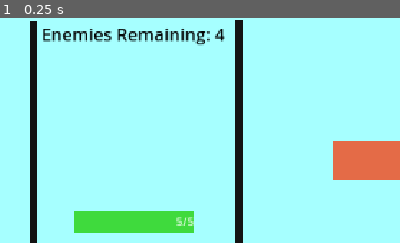
Above: before the commit, frame 1.
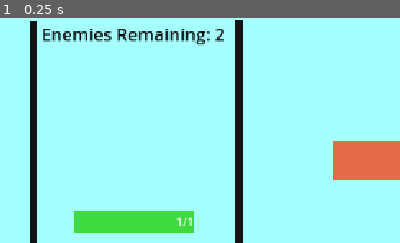
Above: after the commit, the same moment.

Repository: ninjadragonliu/Something
Game: Godot game, scene res://Scenes/world.tscn
Two runs of this game, one before a commit and one after it. Both use one fixed random seed, a clock stepped at 60 frames per second and the inputs below. The project has no main scene, so this scene is started directly.
Inputs:
- Up to frame 1 (0.25 s): no input
The pictures show only the part of the screen within x 34-84%, y 0-50%; the shares and areas given below are measured in that part.

The runs differ from the first frame. In frame 1, 0.2% of the frame differs, in the area x 44-57%, y 4-93%.

Commit message:
fixed the 2 popups

Diff:
--- a/something/Scenes/world.tscn
+++ b/something/Scenes/world.tscn
@@ -160,7 +160,7 @@
 
 [node name="Enemies2" type="Node2D" parent="."]
 script = ExtResource("3_5a7ea")
-enemies_amount = 4
+enemies_amount = 2
 
 [node name="EnemiesRemaining" type="Label" parent="."]
 layout_mode = 1
--- a/something/Scripts/window.gd
+++ b/something/Scripts/clear_level.gd
@@ -1,7 +1,7 @@
-extends Window
-
+extends Popup
 
 
 func _on_ok_pressed() -> void:
+	get_tree().paused = false
+	await get_tree().process_frame
 	get_tree().change_scene_to_file("res://Scenes/overworld_map.tscn")
-	self.hide()
--- /dev/null
+++ b/something/Scripts/game_over.gd
@@ -0,0 +1,14 @@
+extends Popup
+
+
+func _on_back_to_map_pressed() -> void:
+	get_tree().paused = false
+	await get_tree().process_frame
+	get_tree().change_scene_to_file("res://Scenes/overworld_map.tscn")
+
+
+func _on_retry_pressed() -> void:
+	get_tree().paused = false
+	Global.health = Global.max_health
+	await get_tree().process_frame  # Wait for the current frame to finish
+	get_tree().reload_current_scene()
--- a/something/Scripts/global.gd
+++ b/something/Scripts/global.gd
@@ -1,6 +1,6 @@
 extends Node
 
-var max_health = 5
+var max_health = 1
 var health = max_health
 var player_id
 var player_name = "John Doe"
--- a/something/Scripts/player.gd
+++ b/something/Scripts/player.gd
@@ -1,5 +1,6 @@
 extends CharacterBody2D
 
+@onready var game_over : PackedScene = load("res://nodes/game_over.tscn")
 signal take_damaged
 
 func attack(body : Node2D):
@@ -8,10 +9,18 @@
 		#enemy.take_damage(1)
 	body.take_damage(1)
 
-func take_damage(damage : int):
+func take_damage(damage: int):
 	Global.health -= damage
-	if Global.health == 0:
-		queue_free()
+	if Global.health <= 0:
+		var popup = game_over.instantiate()
+		get_tree().current_scene.add_child(popup)
+		popup.show()
+
+		# Pause the game
+		get_tree().paused = true
+
+		# Allow the game over screen to function while paused
+		popup.process_mode = Node.PROCESS_MODE_ALWAYS
 
 func _on_area_2d_body_entered(body: Node2D) -> void:
 	if body.is_in_group("enemy"):
--- a/something/Scripts/world.gd
+++ b/something/Scripts/world.gd
@@ -32,31 +32,43 @@
 	$EnemiesRemaining.text = "Enemies Remaining: " + str(enemies_remaining)
 	$Health.value = Global.health
 
-	if enemies_remaining == 0 and not level_cleared:
-		clear_level()  # Call clear level only once
-		level_cleared = true  # Set flag to prevent re-triggering
+	#if enemies_remaining == 0 and not level_cleared:
+		#clear_level()  # Call clear level only once
+		#level_cleared = true  # Set flag to prevent re-triggering
 
 
 func _on_player_damaged():
 	enemies_remaining -= 1  # Decrease enemy count when player is hit
+	if enemies_remaining == 0:
+		clear_level()
 
 func clear_level():
 	if clear_screen:
 		var popup = clear_screen.instantiate()
-		get_tree().root.add_child(popup)
+		get_tree().current_scene.add_child(popup)
 
-		popup.call_deferred("popup_centered")
+		popup.show()
+
+		# Pause the game
+		get_tree().paused = true
+
+		# Allow the game over screen to function while paused
+		popup.process_mode = Node.PROCESS_MODE_ALWAYS
 
 func _on_left_pressed() -> void:
 	if enemy_in_range_left:
 		player.attack(enemy_in_range_left)
 		enemies_remaining -= 1
+		if enemies_remaining == 0:
+			clear_level()
 
 
 func _on_right_pressed() -> void:
 	if enemy_in_range_right:
 		player.attack(enemy_in_range_right)
 		enemies_remaining -= 1
+		if enemies_remaining == 0:
+			clear_level()
 
 
 func _on_line_left_body_entered(body: Node2D) -> void:
--- a/something/nodes/clear_window.tscn
+++ b/something/nodes/clear_window.tscn
@@ -1,6 +1,6 @@
 [gd_scene load_steps=7 format=3 uid="uid://umxr8kup42na"]
 
-[ext_resource type="Script" uid="uid://cgs1w7tkoecon" path="res://Scripts/window.gd" id="1_plr2a"]
+[ext_resource type="Script" uid="uid://cgs1w7tkoecon" path="res://Scripts/clear_level.gd" id="1_plr2a"]
 
 [sub_resource type="StyleBoxFlat" id="StyleBoxFlat_c66do"]
 bg_color = Color(0.430905, 0.374954, 0.64342, 1)
@@ -77,14 +77,13 @@
 anchor_top = 1.0
 anchor_right = 0.5
 anchor_bottom = 1.0
-offset_left = -118.0
-offset_top = -87.0
-offset_right = -50.0
-offset_bottom = -43.0
+offset_left = -116.0
+offset_top = -120.0
+offset_right = -48.0
+offset_bottom = -76.0
 grow_horizontal = 2
 grow_vertical = 0
 text = "OK"
-metadata/_edit_lock_ = true
 
 [node name="NextLevel" type="Button" parent="."]
 anchors_preset = 7
@@ -92,14 +91,13 @@
 anchor_top = 1.0
 anchor_right = 0.5
 anchor_bottom = 1.0
-offset_left = 34.0
-offset_top = -83.0
-offset_right = 124.0
-offset_bottom = -37.0
+offset_left = 42.0
+offset_top = -119.0
+offset_right = 132.0
+offset_bottom = -73.0
 grow_horizontal = 2
 grow_vertical = 0
 text = "Next Level"
-metadata/_edit_lock_ = true
 
 [node name="Stars" type="Panel" parent="."]
 anchors_preset = 5
--- /dev/null
+++ b/something/nodes/game_over.tscn
@@ -0,0 +1,106 @@
+[gd_scene load_steps=4 format=3 uid="uid://dbvx83k6u7h4k"]
+
+[ext_resource type="Script" uid="uid://1f2eu2adxvod" path="res://Scripts/game_over.gd" id="1_dadei"]
+
+[sub_resource type="StyleBoxFlat" id="StyleBoxFlat_c66do"]
+bg_color = Color(0.266603, 0.253731, 0.276689, 1)
+
+[sub_resource type="StyleBoxFlat" id="StyleBoxFlat_fo5ed"]
+bg_color = Color(0.6, 0.6, 0.6, 0.305882)
+
+[node name="Game Over" type="Popup"]
+auto_translate_mode = 1
+initial_position = 1
+size = Vector2i(700, 400)
+visible = true
+script = ExtResource("1_dadei")
+
+[node name="Panel" type="Panel" parent="."]
+anchors_preset = 15
+anchor_right = 1.0
+anchor_bottom = 1.0
+grow_horizontal = 2
+grow_vertical = 2
+theme_override_styles/panel = SubResource("StyleBoxFlat_c66do")
+
+[node name="LevelCompleted" type="Label" parent="."]
+anchors_preset = 5
+anchor_left = 0.5
+anchor_right = 0.5
+offset_left = -121.0
+offset_top = 65.0
+offset_right = 135.0
+offset_bottom = 109.0
+grow_horizontal = 2
+theme_override_font_sizes/font_size = 31
+text = "You Died"
+horizontal_alignment = 1
+
+[node name="Currency" type="Label" parent="."]
+anchors_preset = 1
+anchor_left = 1.0
+anchor_right = 1.0
+offset_left = -160.0
+offset_top = 5.0
+offset_right = -44.0
+offset_bottom = 28.0
+grow_horizontal = 0
+text = "Currency: 1000"
+
+[node name="Ad" type="Button" parent="."]
+anchors_preset = 6
+anchor_left = 1.0
+anchor_top = 0.5
+anchor_right = 1.0
+anchor_bottom = 0.5
+offset_left = -178.0
+offset_top = -22.0
+offset_right = -107.0
+offset_bottom = 22.0
+grow_horizontal = 0
+grow_vertical = 2
+theme_override_font_sizes/font_size = 13
+text = "AD (to continue)"
+autowrap_mode = 3
+
+[node name="Back to Map" type="Button" parent="."]
+anchors_preset = 7
+anchor_left = 0.5
+anchor_top = 1.0
+anchor_right = 0.5
+anchor_bottom = 1.0
+offset_left = -111.0
+offset_top = -130.0
+offset_right = -43.0
+offset_bottom = -86.0
+grow_horizontal = 2
+grow_vertical = 0
+text = "Back to Map"
+
+[node name="Retry" type="Button" parent="."]
+anchors_preset = 7
+anchor_left = 0.5
+anchor_top = 1.0
+anchor_right = 0.5
+anchor_bottom = 1.0
+offset_left = 52.0
+offset_top = -131.0
+offset_right = 142.0
+offset_bottom = -85.0
+grow_horizontal = 2
+grow_vertical = 0
+text = "Retry"
+
+[node name="Stars" type="Panel" parent="."]
+anchors_preset = 5
+anchor_left = 0.5
+anchor_right = 0.5
+offset_left = -56.0
+offset_top = 110.0
+offset_right = 74.0
+offset_bottom = 144.0
+grow_horizontal = 2
+theme_override_styles/panel = SubResource("StyleBoxFlat_fo5ed")
+
+[connection signal="pressed" from="Back to Map" to="." method="_on_back_to_map_pressed"]
+[connection signal="pressed" from="Retry" to="." method="_on_retry_pressed"]
Renamed: something/Scripts/window.gd.uid -> something/Scripts/clear_level.gd.uid
Not shown, added: something/Scripts/game_over.gd.uid
